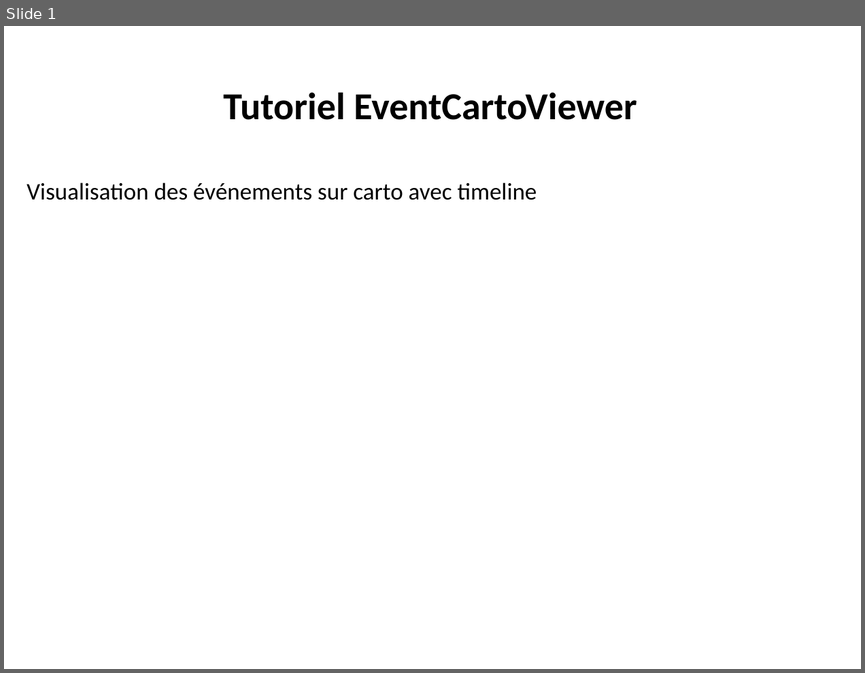
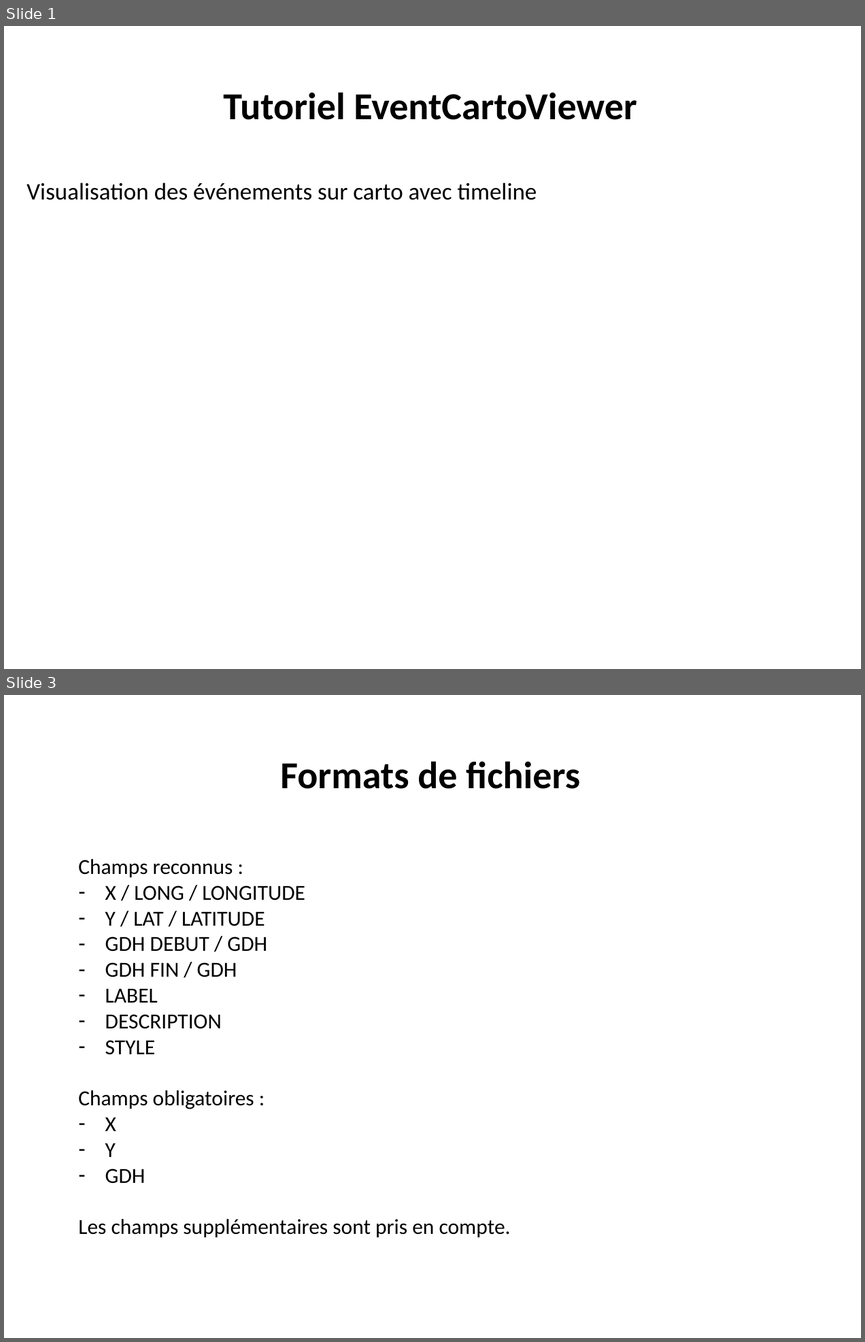
Before and after one commit to 20100dbg/EventCartoViewer, a slide deck: TUTO_EventCartoViewer.pptx. Shown one above the other, each under a label of ours: slide 1 before the commit, slides 1 and 3 after it; the slides between them are not shown. The pictures are 865x673 and 865x1342 pixels, drawn with LibreOffice and Linux fonts; fonts in the diff are those of the drawing; background and template pictures are left out. Boxes give left, top, right and bottom in pixels: in the first picture for what was removed or moved away, otherwise in the second. Text is boxed around its words. In the diff, an @@ line names an element or a change of style, - is before the commit and + after.

Commit message:
Ajout de la classe CSVreader pour detection auto des colonnes. Detection du champ AZM

```diff
--- a/TUTO_EventCartoViewer.pptx
+++ b/TUTO_EventCartoViewer.pptx
@@ slide 3 added at (4, 695, 861, 1338), background #FFFFFF @@
@@ text added at (280, 761, 580, 789), 32 pt, text #000000, bold @@
+Formats de fichiers
@@ text added at (78, 859, 511, 1237), 18 pt, text #000000 @@
+Champs reconnus :
+– X / LONG / LONGITUDE
+– Y / LAT / LATITUDE
+– GDH DEBUT / GDH
+– GDH FIN / GDH
+– LABEL
+– DESCRIPTION
+– STYLE
+Champs obligatoires :
+– X
+– Y
+– GDH
+Les champs supplémentaires sont pris en compte.
```
Also in this commit, not shown: 1 slide changed, 1 other slide added, 7 other files.
